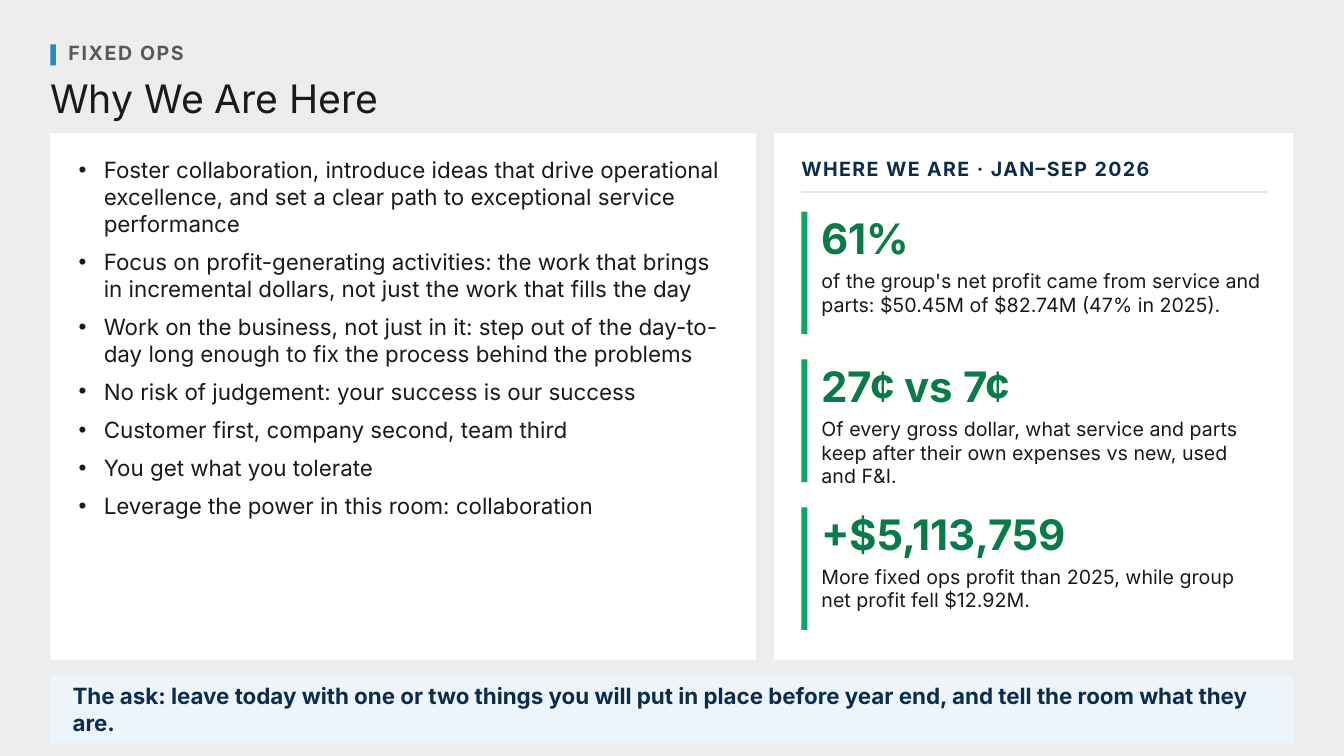
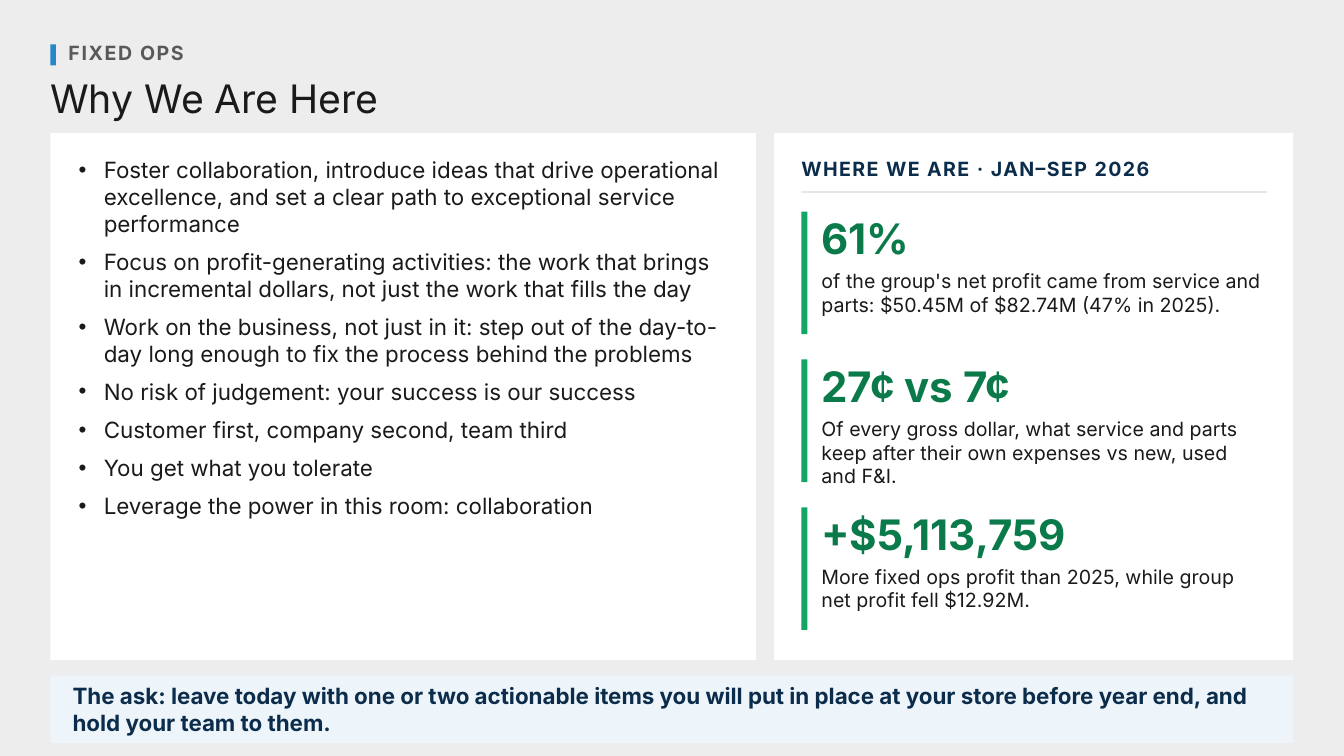
Before and after one commit to Ndresner/Noah, a slide deck: slide 1 of day2-deck/decks/Talking Points - Day 2.pptx. Drawn at 1344x756 pixels with LibreOffice and Linux fonts; fonts in the diff are those of the drawing. Boxes give left, top, right and bottom in pixels: in the first picture for what was removed or moved away, otherwise in the second. Text is boxed around its words. In the diff, an @@ line names an element or a change of style, - is before the commit and + after.

```diff
--- a/day2-deck/decks/Talking Points - Day 2.pptx
+++ b/day2-deck/decks/Talking Points - Day 2.pptx
@@ text at (73,687,1247,736): text changed @@
-The ask: leave today with one or two things you will put in place before year end, and tell the room what they are.
+The ask: leave today with one or two actionable items you will put in place at your store before year end, and hold your team to them.
```
Also in this commit, not shown: 7 other files.
